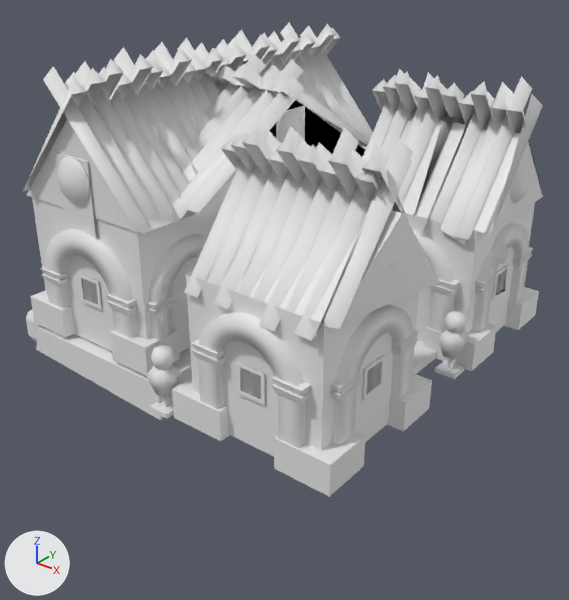
The COLLADA model art/meshes/structural/delmatae/barracks.dae: old version first, new version second.
Both versions are drawn from a 50 mm camera at (21.9, -28.5, 19.2) aimed at (0.0, -1.2, 2.3). The lights are fixed; the arrows at lower left show +X, +Y and +Z.

Names of what the first picture shows: 'barracks'.
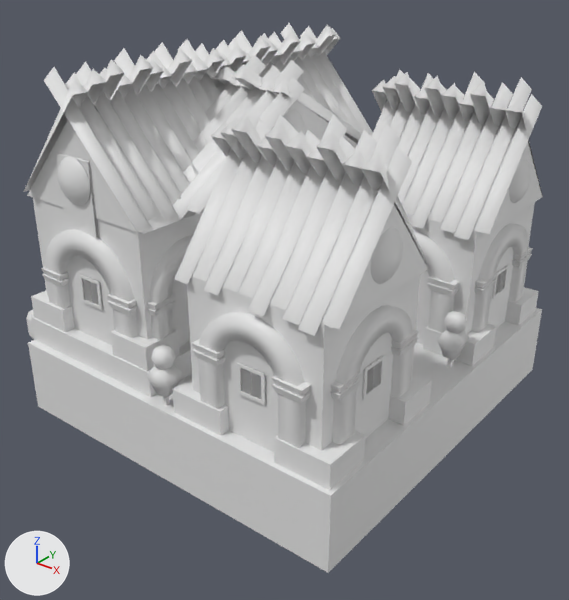
The newer file is also rescaled (x0.97) as a whole; pictures and numbers use the older file's frame.

Where the change shows, as pixel boxes (x1, y1, x2, y2) in the pictures (569 x 600 px; the box of a moved part takes in the faces that stretch with it):
'barracks', reshaped: before (23, 22, 543, 497); after (23, 23, 543, 573)
part 1 of me_cubo_001, moved or reshaped: before (412, 340, 436, 374); after (28, 308, 542, 573)
part 2 of me_cubo_001, moved or reshaped: before (206, 132, 281, 286); after (192, 120, 270, 281)
part 3 of me_cubo_001, moved or reshaped: before (184, 120, 273, 298); after (174, 108, 263, 284)
part 4 of me_cubo_001, moved or reshaped: before (259, 127, 359, 332); after (248, 114, 347, 317)
part 5 of me_cubo_001, moved or reshaped: before (253, 143, 332, 302); after (238, 130, 321, 298)
part 6 of me_cubo_001, moved or reshaped: before (237, 139, 310, 297); after (223, 126, 298, 293)
part 7 of me_cubo_001, moved or reshaped: before (214, 126, 305, 309); after (204, 114, 294, 295)
part 8 of me_cubo_001, moved or reshaped: before (294, 143, 390, 340); after (283, 130, 378, 325)
part 9 of me_cubo_001, moved or reshaped: before (286, 149, 367, 313); after (270, 136, 355, 310)
part 10 of me_cubo_001, moved or reshaped: before (329, 145, 365, 197); after (316, 131, 353, 183)
part 11 of me_cubo_001, moved or reshaped: before (268, 151, 295, 179); after (258, 138, 286, 169)
part 12 of me_cubo_001, moved or reshaped: before (276, 134, 313, 185); after (265, 121, 302, 172)
part 13 of me_cubo_001, moved or reshaped: before (297, 145, 328, 187); after (286, 131, 317, 174)
part 14 of me_cubo_001, moved or reshaped: before (319, 161, 345, 191); after (307, 148, 336, 180)
part 15 of me_cubo_001, moved or reshaped: before (221, 135, 248, 170); after (211, 122, 238, 157)
part 16 of me_cubo_001, moved or reshaped: before (231, 131, 264, 174); after (220, 118, 253, 160)
part 17 of me_cubo_001, moved or reshaped: before (242, 127, 278, 175); after (231, 114, 268, 163)
part 18 of me_cubo_001, moved or reshaped: before (38, 72, 543, 420); after (69, 71, 542, 397)
part 19 of me_cubo_001, moved or reshaped: before (36, 327, 191, 383); after (32, 317, 191, 373)

The change, as a diff of the scene's bpy script:
```diff
--- a/art/meshes/structural/delmatae/barracks.dae.py
+++ b/art/meshes/structural/delmatae/barracks.dae.py
@@ me_cubo_001 @@
 # used by ob_barracks; location = (0.0, 0.0, 0.0)
-me_cubo_001.from_pydata(...)  # 3874 vertices, 5524 faces; spans x -10.6..9.0, y -9.8..9.5, z -0.7..14.1
+me_cubo_001.from_pydata(...)  # 3874 vertices, 5524 faces; spans x -10.6..9.0, y -9.7..9.8, z -3.5..14.1
+# me_cubo_001 part 1: the loose piece of 8 vertices spanning x -1.2..6.8, y -3.3..3.5, z 0.0..0.4 is scaled about its middle by (2.29, 2.85, 8.73), then moved by (-3.1, 0.0, -1.8)
+# me_cubo_001 part 2: the loose piece of 6 vertices spanning x 2.2..2.9, y -9.0..-4.8, z 6.3..11.8 is moved by (-0.5, 0.0, 0.4)
+# me_cubo_001 part 3: the loose piece of 6 vertices spanning x 1.4..2.2, y -9.2..-4.5, z 6.1..12.1 is moved by (-0.5, 0.0, 0.4)
+# me_cubo_001 part 4: the loose piece of 6 vertices spanning x 5.3..6.1, y -9.3..-4.3, z 6.0..12.4 is moved by (-0.5, 0.0, 0.4)
+# me_cubo_001 part 5: the loose piece of 6 vertices spanning x 4.6..5.3, y -9.0..-4.8, z 6.3..11.8 is moved by (-0.5, 0.0, 0.4)
+# me_cubo_001 part 6: the loose piece of 6 vertices spanning x 3.8..4.5, y -9.0..-4.8, z 6.3..11.8 is moved by (-0.5, 0.0, 0.4)
+# me_cubo_001 part 7: the loose piece of 6 vertices spanning x 3.0..3.8, y -9.2..-4.5, z 6.1..12.1 is moved by (-0.5, 0.0, 0.4)
+# me_cubo_001 part 8: the loose piece of 6 vertices spanning x 6.9..7.6, y -9.2..-4.5, z 6.1..12.1 is moved by (-0.5, 0.0, 0.4)
+# me_cubo_001 part 9: the loose piece of 6 vertices spanning x 6.1..6.8, y -9.0..-4.8, z 6.3..11.8 is moved by (-0.5, 0.0, 0.4)
+# me_cubo_001 part 10: the loose piece of 6 vertices spanning x 6.7..7.4, y -7.1..-2.2, z 6.0..12.4 is moved by (-0.5, 0.0, 0.4)
+# me_cubo_001 part 11: the loose piece of 6 vertices spanning x 3.6..4.4, y -6.6..-2.5, z 6.3..11.8 is moved by (-0.5, 0.0, 0.4)
+# me_cubo_001 part 12: the loose piece of 6 vertices spanning x 4.4..5.1, y -7.1..-2.2, z 6.0..12.4 is moved by (-0.5, 0.0, 0.4)
+# me_cubo_001 part 13: the loose piece of 6 vertices spanning x 5.2..5.9, y -6.9..-2.3, z 6.1..12.1 is moved by (-0.5, 0.0, 0.4)
+# me_cubo_001 part 14: the loose piece of 6 vertices spanning x 5.9..6.7, y -6.6..-2.5, z 6.3..11.8 is moved by (-0.5, 0.0, 0.4)
+# me_cubo_001 part 15: the loose piece of 6 vertices spanning x 1.2..2.0, y -6.6..-2.5, z 6.3..11.8 is moved by (-0.5, 0.0, 0.4)
+# me_cubo_001 part 16: the loose piece of 6 vertices spanning x 2.0..2.8, y -6.9..-2.3, z 6.1..12.1 is moved by (-0.5, 0.0, 0.4)
+# me_cubo_001 part 17: the loose piece of 6 vertices spanning x 2.8..3.5, y -7.1..-2.2, z 6.0..12.4 is moved by (-0.5, 0.0, 0.4)
+# me_cubo_001 part 18: 50 of the vertices in x -1.8..9.0, y -9.3..9.4, z -0.7..12.4 are moved by (-0.5, 0.0, 0.4)
+# me_cubo_001 part 19: 1 of the vertices in x -8.9, y -9.3, z 1.1 are moved by (-0.5, 0.0, 0.4)
 me_cubo_001.materials.append(mat_texturas_delmatae)
```
